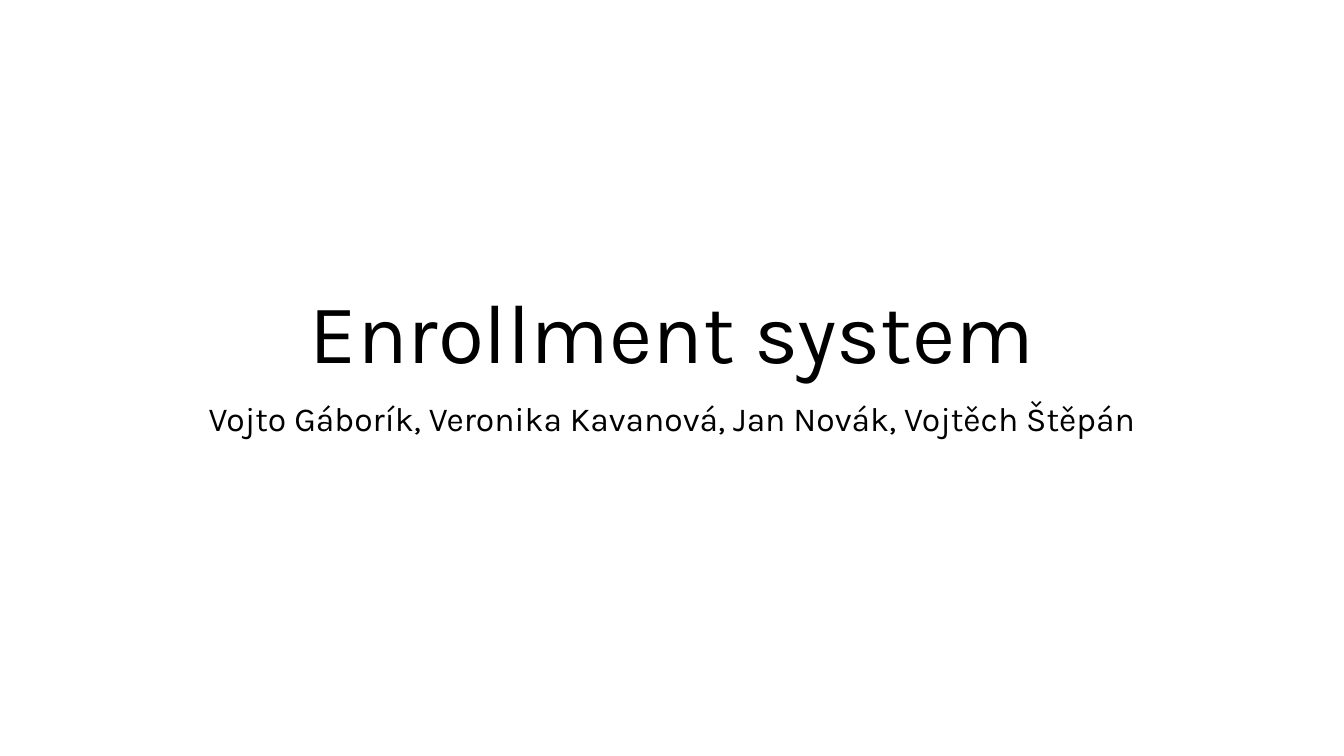
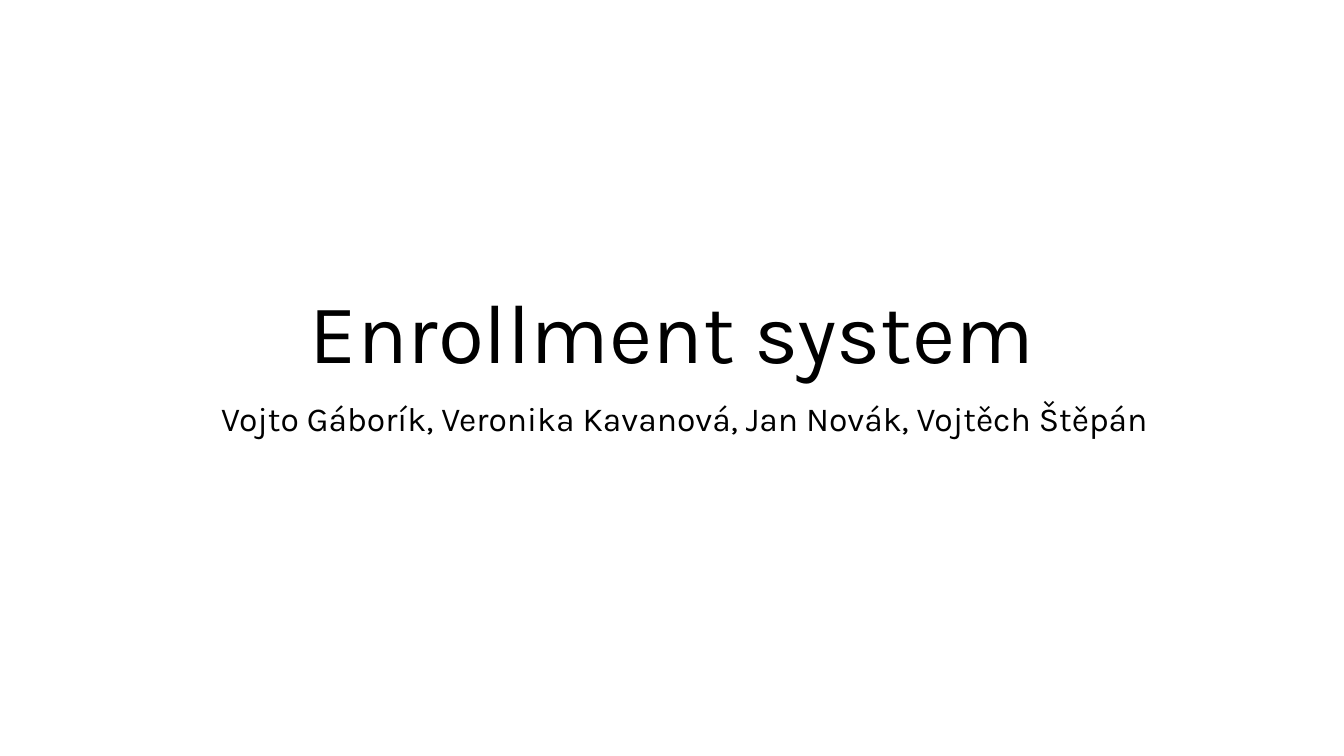
Before and after one commit to Jan-Novak00/Enrollments1, a slide deck: slide 1 of Milestone1/milestone1_presentation.pptx. Drawn at 1344x756 pixels with LibreOffice and Linux fonts; fonts in the diff are those of the drawing. Boxes give left, top, right and bottom in pixels: in the first picture for what was removed or moved away, otherwise in the second. Text is boxed around its words. In the diff, an @@ line names an element or a change of style, - is before the commit and + after.

```diff
--- a/Milestone1/milestone1_presentation.pptx
+++ b/Milestone1/milestone1_presentation.pptx
@@ subtitle "Vojto Gáborík, Veronika Kavanová, Jan ..." at (x1=221, y1=401, x2=1148, y2=440): indent changed @@
```
Also in this commit, not shown: 2 other slides changed, 1 slide added.
